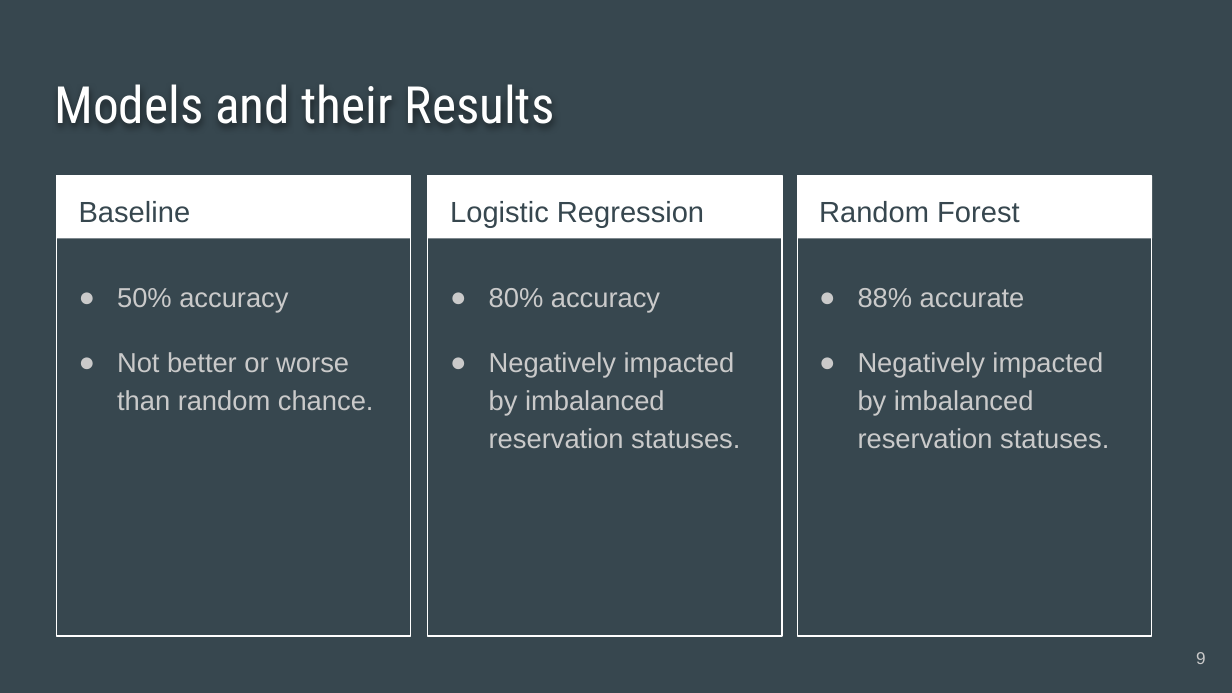
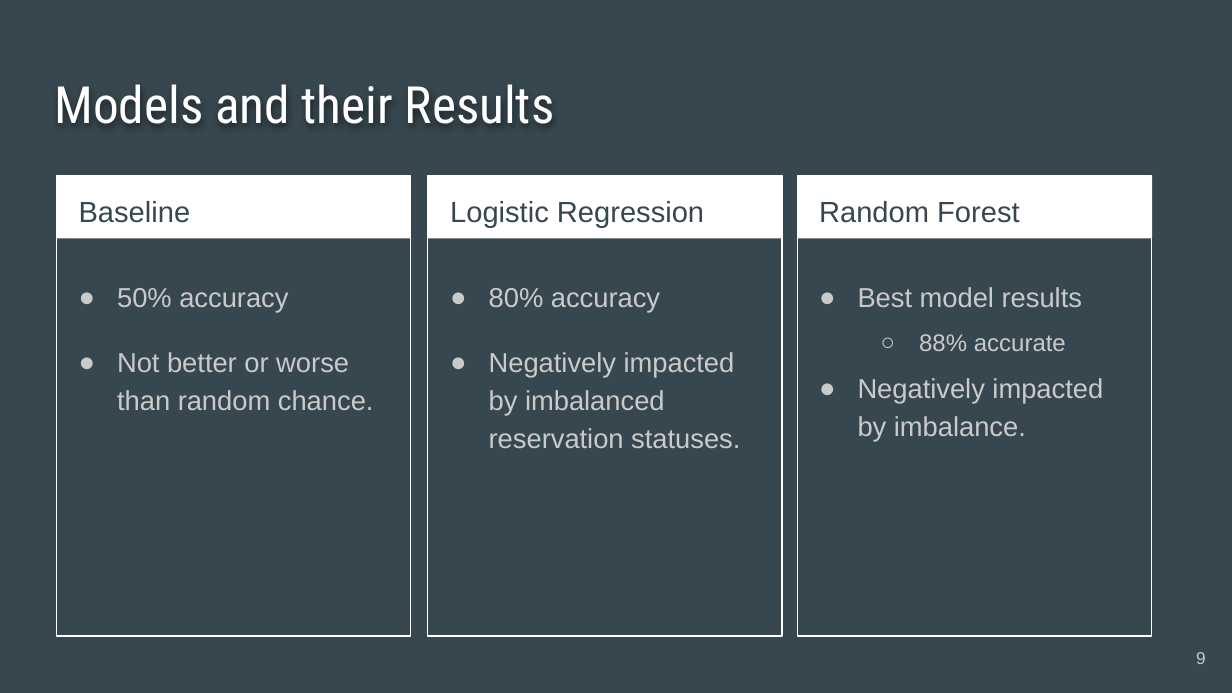
Before and after one commit to BenJMcCarty/Hotel_Cancel_Culture, a slide deck: slide 9 of Hotel_Cancel_Culture_Presentation.pptx. Drawn at 1232x693 pixels with LibreOffice and Linux fonts; fonts in the diff are those of the drawing. Boxes give left, top, right and bottom in pixels: in the first picture for what was removed or moved away, otherwise in the second. Text is boxed around its words. In the diff, an @@ line names an element or a change of style, - is before the commit and + after.

```diff
--- a/Hotel_Cancel_Culture_Presentation.pptx
+++ b/Hotel_Cancel_Culture_Presentation.pptx
@@ text at (x1=858, y1=287, x2=1082, y2=307): paragraph added @@
+● Best model results
@@ text at (x1=919, y1=334, x2=1066, y2=351): size 16 to 14 pt in "88% accurate"; bullet ● to ○; list level 1 to 2 in "88% accurate" @@
@@ text at (x1=858, y1=378, x2=1103, y2=442): text changed @@
-● Negatively impacted by imbalanced reservation statuses.
+● Negatively impacted by imbalance.
```
Also in this commit, not shown: 2 other slides changed, 4 other files.
